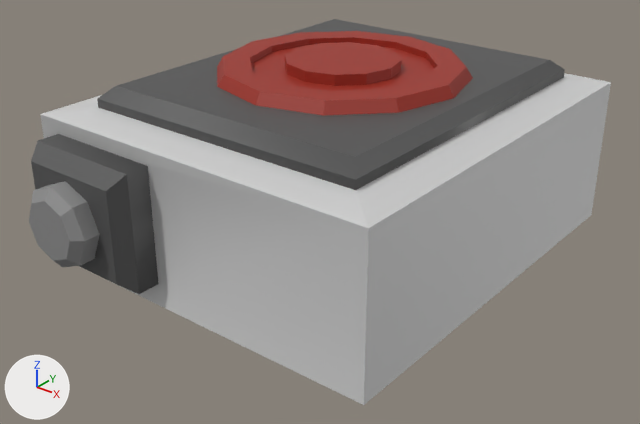
One commit to the glTF model Blender/fire_thing.gltf: the scene before it, then after it.
The view is the same before and after, from a 50 mm camera at (0.547, -0.717, 0.466) aimed at (0.015, -0.053, 0.054). Every picture has the same lights, and +X, +Y and +Z are marked at lower left. Vertices at the same position are counted once.

Names of what the first picture shows: 'Knob', 'Oven'.
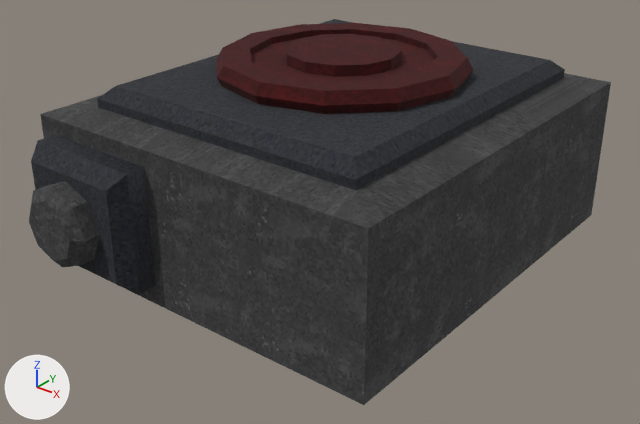
What changed in the scene script:
```text
Add img_texture_burner:
    img_texture_burner = load_image('texture_burner', 'texture_burner.png', 512, 512, 'sRGB')
Add mat_burner_material:
    mat_burner_material = principled_material('burner_material')
    mat_burner_material.texture = img_texture_burner
    mat_burner_material.roughness = 1.0
Change me_cube_027:
    used by ob_oven; location = (0.0, 0.0, 0.0)
    remove me_cube_027.from_pydata(...)  # 128 vertices, 248 faces; spans x -0.204..0.204, y -0.267..0.23, z 0.0..0.208
    remove me_cube_027.materials.append(mat_red)  # red #9e2d1f
    add me_cube_027.from_pydata(...)  # 128 vertices, 248 faces; spans x -0.204..0.204, y -0.267..0.23, z 0.0..0.217
    me_cube_027 part 1: the loose piece of 96 vertices spanning x -0.133..0.137, y -0.134..0.136, z 0.176..0.208 is moved by (0.0, 0.0, 0.009), in mat_burner_material (picture img_texture_burner)
    me_cube_027 part 2
    4 vertices are removed from x -0.183..-0.05, y -0.226, z 0.021..0.147
    16 faces are deleted
    4 vertices are added at (-0.183, -0.23, 0.147), (-0.183, -0.23, 0.021), (-0.05, -0.23, 0.021), (-0.05, -0.23, 0.147)
    16 new faces join them
    me_cube_027 part 3: 16 faces spanning x -0.204..0.204, y -0.23..0.23, z 0.0..0.171 switch from mat_white_012 (light grey #d1d1d1) to mat_burner_material (picture img_texture_burner)
    me_cube_027 part 4: 28 faces spanning x -0.183..0.163, y -0.267..0.194, z 0.021..0.192 switch from mat_grey_2_011 (dark grey #535353) to mat_burner_material (picture img_texture_burner)
Change me_cube_005:
    where me_cube_005.from_pydata(...)  # 24 vertices, 44 faces; spans x -0.164..-0.0782, y -0.293..-0.2631, z 0.0405..0.1263
    remove me_cube_005.materials.append(mat_grey_006)  # grey #8b8b8b
    add me_cube_005.materials.append(mat_burner_material)  # picture img_texture_burner
```

Boxes [x1, y1, x2, y2] around the edits, measured in the pictures (640 x 424 px; the box of a moved part takes in the faces that stretch with it):
'Knob', recoloured (grey to black): [29, 181, 100, 267] in both
part 1 of me_cube_027, moved or reshaped: before [217, 31, 473, 115]; after [217, 23, 473, 114]
part 2 of me_cube_027, moved or reshaped: [38, 114, 369, 405] in both
part 3 of me_cube_027, recoloured (grey to black): [41, 73, 611, 405] in both
part 4 of me_cube_027, recoloured (grey to black): [31, 19, 565, 294] in both
